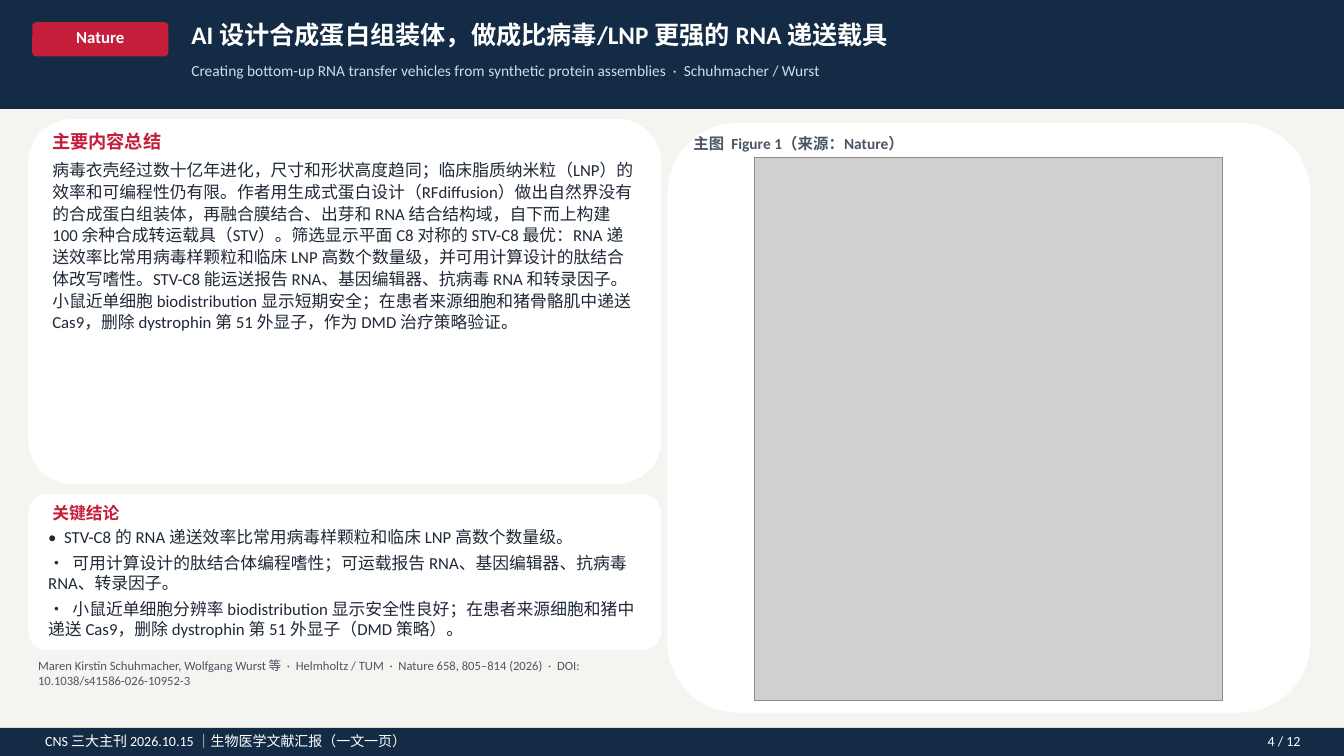
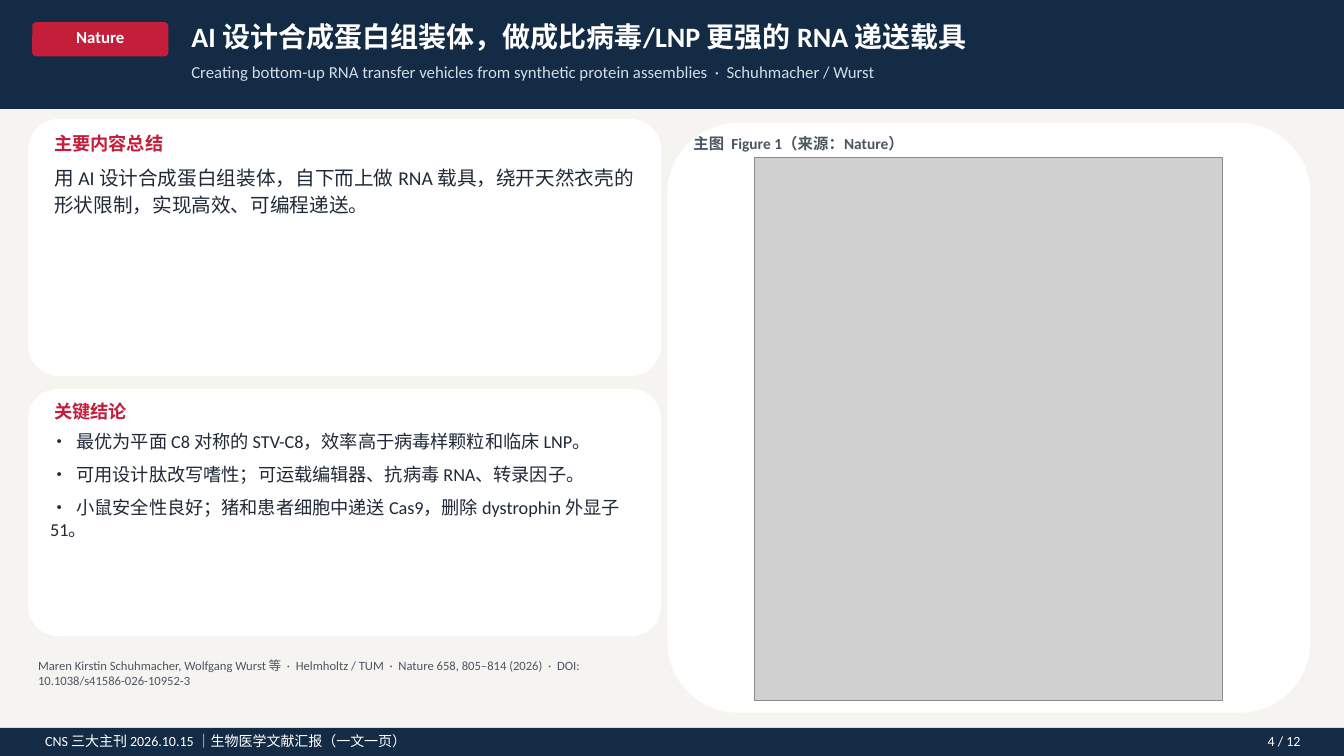
Before and after one commit to zh798858037-sys/AI, a slide deck: slide 6 of CNS_20261015_生物医学文献汇报.pptx. Drawn at 1344x756 pixels with LibreOffice and Linux fonts; fonts in the diff are those of the drawing; grey boxes stand for pictures. Boxes give left, top, right and bottom in pixels: in the first picture for what was removed or moved away, otherwise in the second. Text is boxed around its words. In the diff, an @@ line names an element or a change of style, - is before the commit and + after.

```diff
--- a/CNS_20261015_生物医学文献汇报.pptx
+++ b/CNS_20261015_生物医学文献汇报.pptx
@@ text "AI 设计合成蛋白组装体，做成比病毒/LNP 更强的 RNA 递送载具" at <box>191,23,967,51</box>: size 18 to 20 pt @@
@@ text "Creating bottom-up RNA transfer vehicles ..." at <box>191,66,874,81</box>: size 11 to 12 pt @@
@@ rounded rectangle: place and size @@
-rounded rectangle at <box>28,119,661,484</box>
+rounded rectangle at <box>28,119,661,376</box>
@@ text at <box>54,168,633,214</box>: text changed; size 12 to 14 pt @@
-病毒衣壳经过数十亿年进化，尺寸和形状高度趋同；临床脂质纳米粒（LNP）的效率和可编程性仍有限。作者用生成式蛋白设计（RFdiffusion）做出自然界没有的合成蛋白组装体，再融合膜结合、出芽和 RNA 结合结构域，自下而上构建 100 余种合成转运载具（STV）。筛选显示平面 C8 对称的 STV-C8 最优：RNA 递送效率比常用病毒样颗粒和临床 LNP 高数个数量级，并可用计算设计的肽结合体改写嗜性。STV-C8 能运送报告 RNA、基因编辑器、抗病毒 RNA 和转录因子。小鼠近单细胞 biodistribution 显示短期安全；在患者来源细胞和猪骨骼肌中递送 Cas9，删除 dystrophin 第 51 外显子，作为 DMD 治疗策略验证。
+用 AI 设计合成蛋白组装体，自下而上做 RNA 载具，绕开天然衣壳的形状限制，实现高效、可编程递送。
@@ rounded rectangle: place and size @@
-rounded rectangle at <box>28,494,661,650</box>
+rounded rectangle at <box>28,389,661,636</box>
@@ text "关键结论": place and size @@
-text "关键结论" at <box>52,504,119,521</box>
+text "关键结论" at <box>54,402,127,420</box>
@@ text "关键结论" at <box>54,402,127,420</box>: size 12 to 13 pt @@
@@ text at <box>50,432,619,537</box>: text changed; size 12 to 13 pt @@
-• STV-C8 的 RNA 递送效率比常用病毒样颗粒和临床 LNP 高数个数量级。
-• 可用计算设计的肽结合体编程嗜性；可运载报告 RNA、基因编辑器、抗病毒 RNA、转录因子。
-• 小鼠近单细胞分辨率 biodistribution 显示安全性良好；在患者来源细胞和猪中递送 Cas9，删除 dystrophin 第 51 外显子（DMD 策略）。
+• 最优为平面 C8 对称的 STV-C8，效率高于病毒样颗粒和临床 LNP。
+• 可用设计肽改写嗜性；可运载编辑器、抗病毒 RNA、转录因子。
+• 小鼠安全性良好；猪和患者细胞中递送 Cas9，删除 dystrophin 外显子 51。
```
Also in this commit, not shown: 11 other slides changed, 5 other files.
